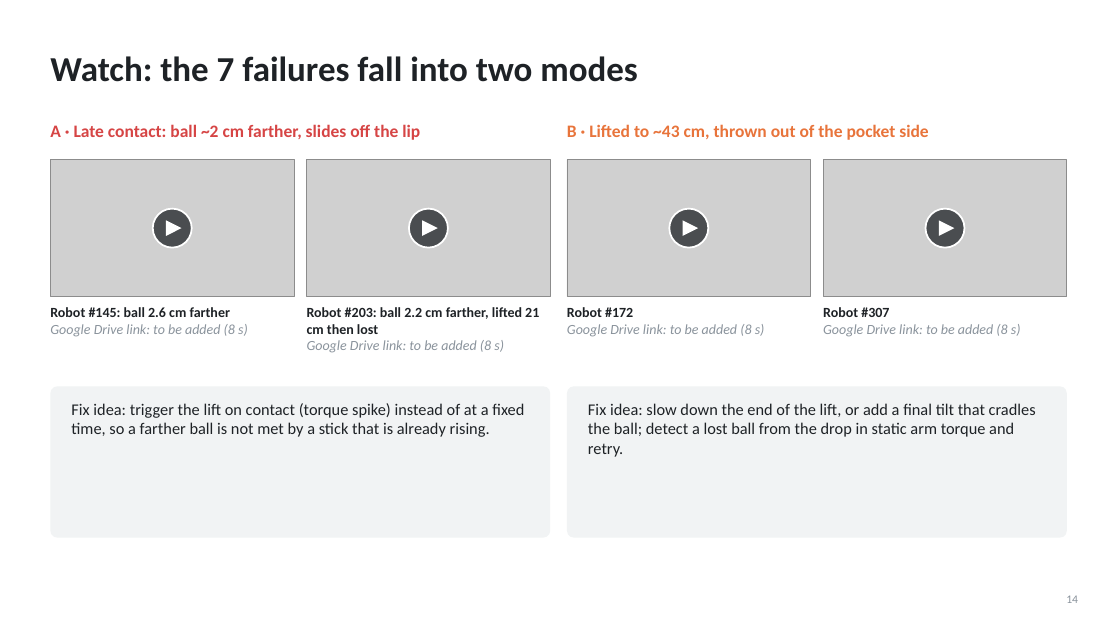
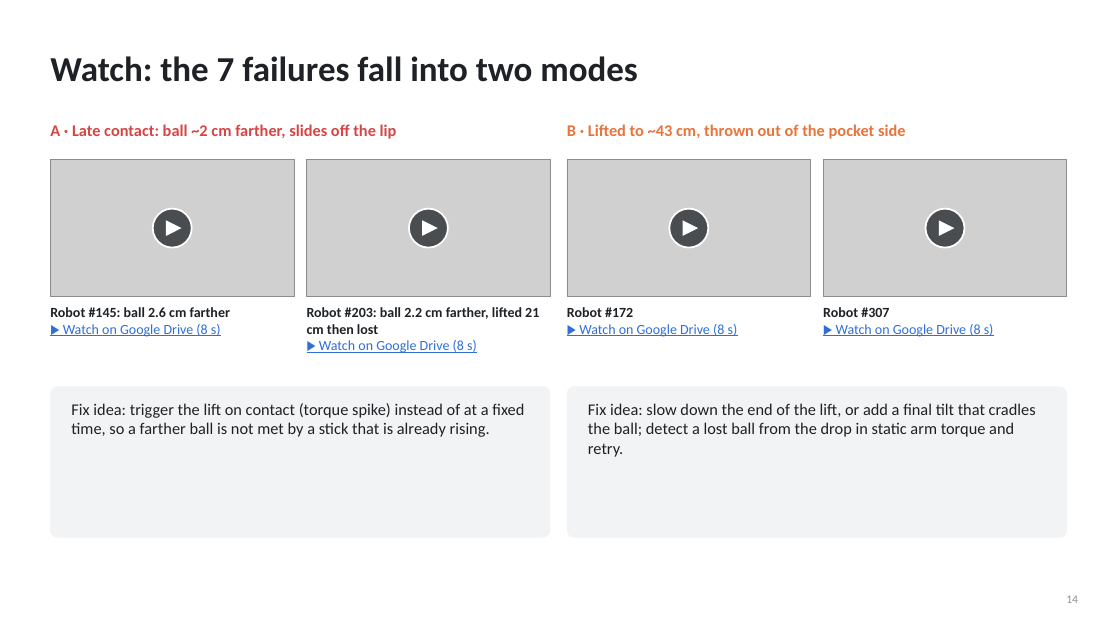
Before and after one commit to emmmum/IsaacLab, a slide deck: slide 14 of logs/scoop_traj_search/robomaster_lacrosse_scoop_progress_v2.pptx. Drawn at 1120x630 pixels with LibreOffice and Linux fonts; fonts in the diff are those of the drawing; grey boxes stand for pictures. Boxes give left, top, right and bottom in pixels: in the first picture for what was removed or moved away, otherwise in the second. Text is boxed around its words. In the diff, an @@ line names an element or a change of style, - is before the commit and + after.

```diff
--- a/logs/scoop_traj_search/robomaster_lacrosse_scoop_progress_v2.pptx
+++ b/logs/scoop_traj_search/robomaster_lacrosse_scoop_progress_v2.pptx
@@ text "A · Late contact: ball ..." at box(50, 124, 397, 139): size 15 to 14 pt @@
@@ text "B · Lifted to ~43 ..." at box(567, 124, 906, 139): size 15 to 14 pt @@
@@ text at box(63, 324, 221, 337): text changed; text colour #8A939C to #2F6FD6; italic off @@
-Google Drive link: to be added (8 s)
+▶ Watch on Google Drive (8 s)
@@ text at box(579, 324, 738, 337): text changed; text colour #8A939C to #2F6FD6; italic off @@
-Google Drive link: to be added (8 s)
+▶ Watch on Google Drive (8 s)
@@ text at box(836, 324, 994, 337): text changed; text colour #8A939C to #2F6FD6; italic off @@
-Google Drive link: to be added (8 s)
+▶ Watch on Google Drive (8 s)
@@ text at box(319, 340, 477, 353): text changed; text colour #8A939C to #2F6FD6; italic off @@
-Google Drive link: to be added (8 s)
+▶ Watch on Google Drive (8 s)
```
Also in this commit, not shown: 5 other slides changed, 3 other files.
